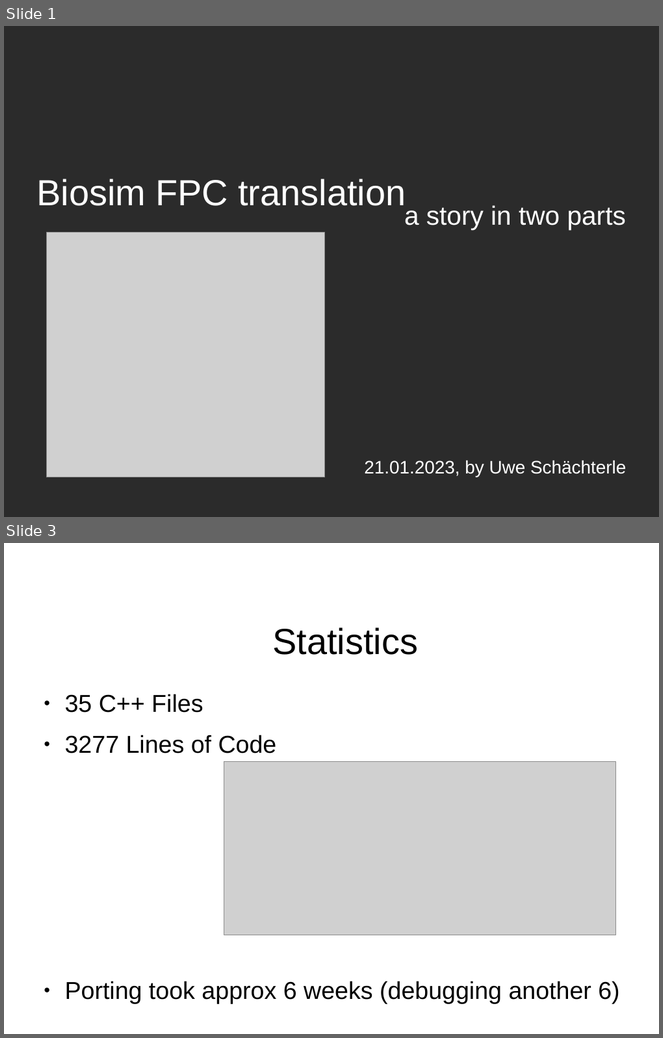
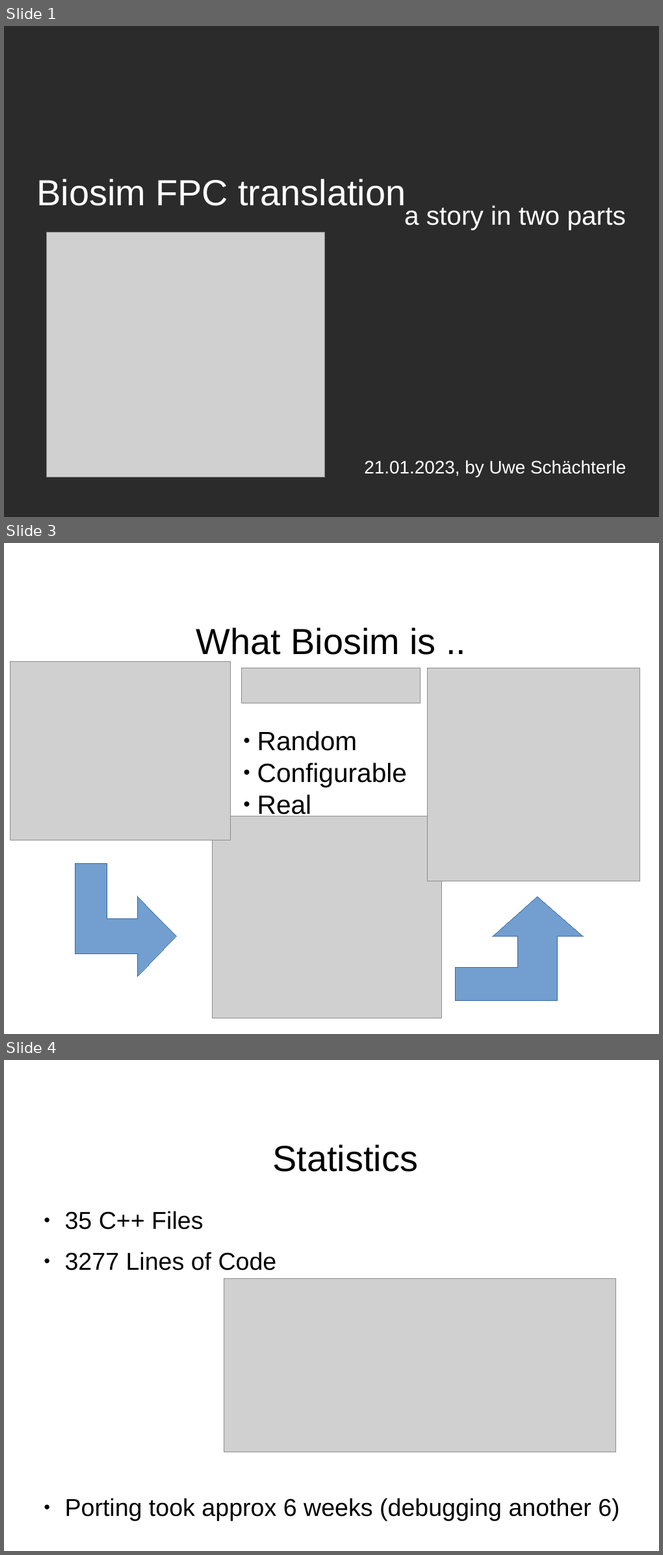
Before and after one commit to PascalCorpsman/biosim4_FPC_translation, a slide deck: presentations/Presentation.odp. Shown one above the other, each under a label of ours: slides 1 and 3 before the commit, slides 1, 3 and 4 after it; the slides between them are not shown. The pictures are 663x1038 and 663x1555 pixels, drawn with LibreOffice and Linux fonts; fonts in the diff are those of the drawing; grey boxes stand for pictures; background and template pictures are left out; a plain dark background stands for a picture behind light text. Boxes give left, top, right and bottom in pixels: in the first picture for what was removed or moved away, otherwise in the second. Text is boxed around its words. In the diff, an @@ line names an element or a change of style, - is before the commit and + after.

```diff
--- a/presentations/Presentation.odp
+++ b/presentations/Presentation.odp
@@ slide 3 added at (4, 543, 659, 1034), background #FFFFFF @@
@@ title added at (196, 627, 436, 655), 44 pt, text #000000 @@
+What Biosim is ..
@@ picture added at (10, 662, 231, 840) @@
@@ picture added at (242, 668, 420, 704) @@
@@ picture added at (427, 668, 640, 881) @@
@@ text added at (258, 731, 407, 819), 32 pt, text #000000 @@
+● Random
+● Configurable
+● Real
@@ picture added at (212, 817, 441, 1019) @@
@@ freeform shape added at (76, 864, 176, 977), fill #729FCF, outline #3465A4 0 pt @@
@@ freeform shape added at (456, 897, 584, 1001), fill #729FCF, outline #3465A4 0 pt @@
@@ what was slide 3 is now slide 4 @@
```
Also in this commit, not shown: 1 slide changed, 1 other file.
